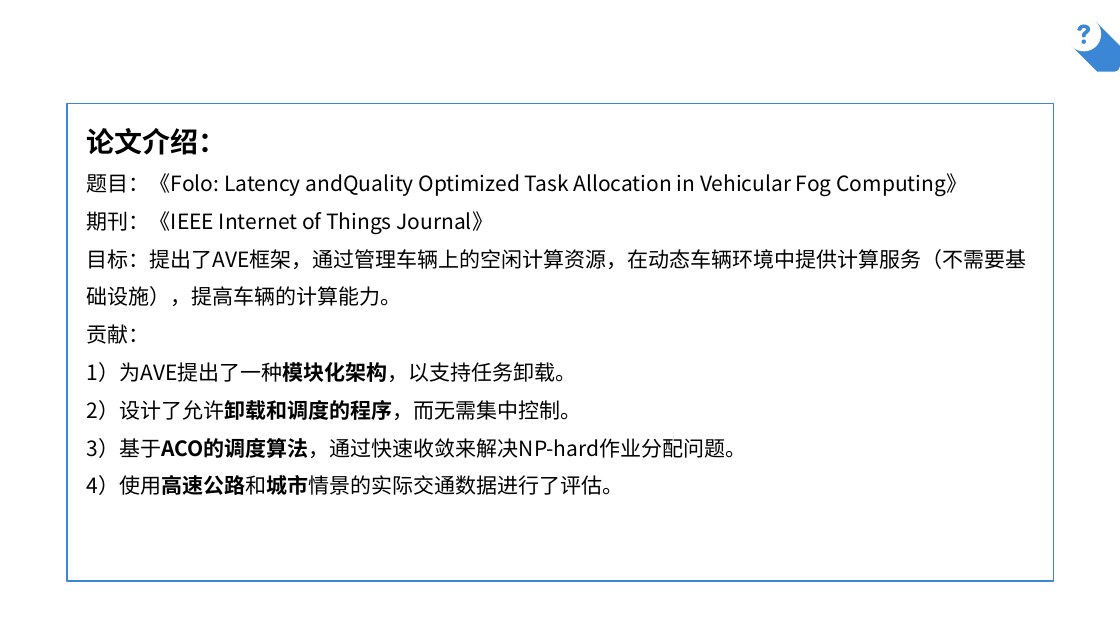
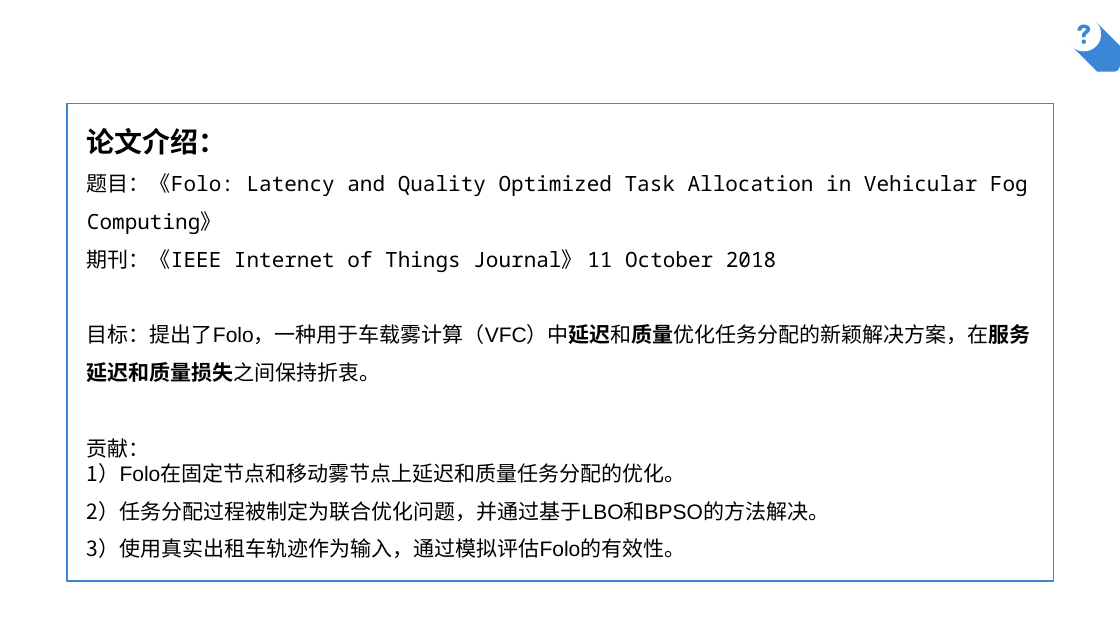
Before and after one commit to AlfredChiang/Mobile-Edge-Computing, a slide deck: slide 2 of Folo Latency andQuality Optimized Task Allocation in Vehicular Fog Computing/2018-11-20.pptx. Drawn at 1120x630 pixels with LibreOffice and Linux fonts; fonts in the diff are those of the drawing; background and template pictures are left out. Boxes give left, top, right and bottom in pixels: in the first picture for what was removed or moved away, otherwise in the second. Text is boxed around its words. In the diff, an @@ line names an element or a change of style, - is before the commit and + after.

```diff
--- a/Folo Latency andQuality Optimized Task Allocation in Vehicular Fog Computing/2018-11-20.pptx
+++ b/Folo Latency andQuality Optimized Task Allocation in Vehicular Fog Computing/2018-11-20.pptx
@@ text at (x1=87, y1=173, x2=1031, y2=382): text changed; font Noto Sans CJK SC to Noto Sans Mono @@
-题目：《Folo: Latency andQuality Optimized Task Allocation in Vehicular Fog Computing》
-期刊：《IEEE Internet of Things Journal》
-目标：提出了AVE框架，通过管理车辆上的空闲计算资源，在动态车辆环境中提供计算服务（不需要基础设施），提高车辆的计算能力。
+题目：《Folo: Latency and Quality Optimized Task Allocation in Vehicular Fog Computing》
+期刊：《IEEE Internet of Things Journal》 11 October 2018
+目标：提出了Folo，一种用于车载雾计算（VFC）中延迟和质量优化任务分配的新颖解决方案，在服务延迟和质量损失之间保持折衷。
@@ text at (x1=87, y1=463, x2=829, y2=558): text changed; font Noto Sans CJK SC to Arial @@
-1）为AVE提出了一种模块化架构，以支持任务卸载。
-2）设计了允许卸载和调度的程序，而无需集中控制。
-3）基于ACO的调度算法，通过快速收敛来解决NP-hard作业分配问题。
-4）使用高速公路和城市情景的实际交通数据进行了评估。
+1）Folo在固定节点和移动雾节点上延迟和质量任务分配的优化。
+2）任务分配过程被制定为联合优化问题，并通过基于LBO和BPSO的方法解决。
+3）使用真实出租车轨迹作为输入，通过模拟评估Folo的有效性。
```
Also in this commit, not shown: 1 other file.
